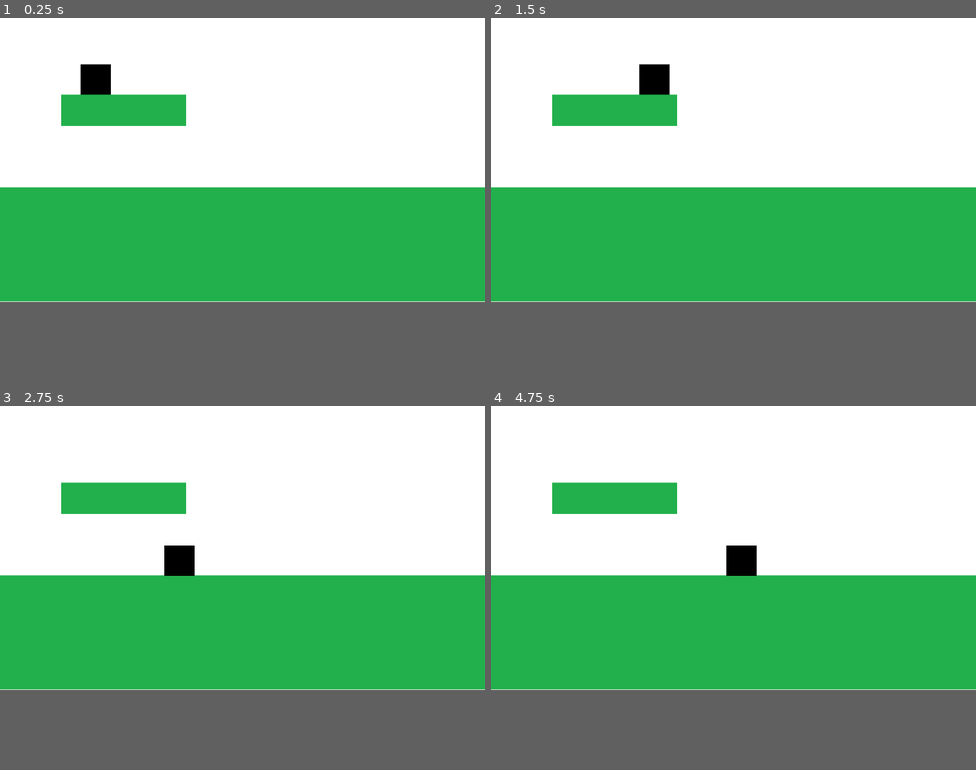
Above: before the commit, frames 1-4 (two rows, left to right).
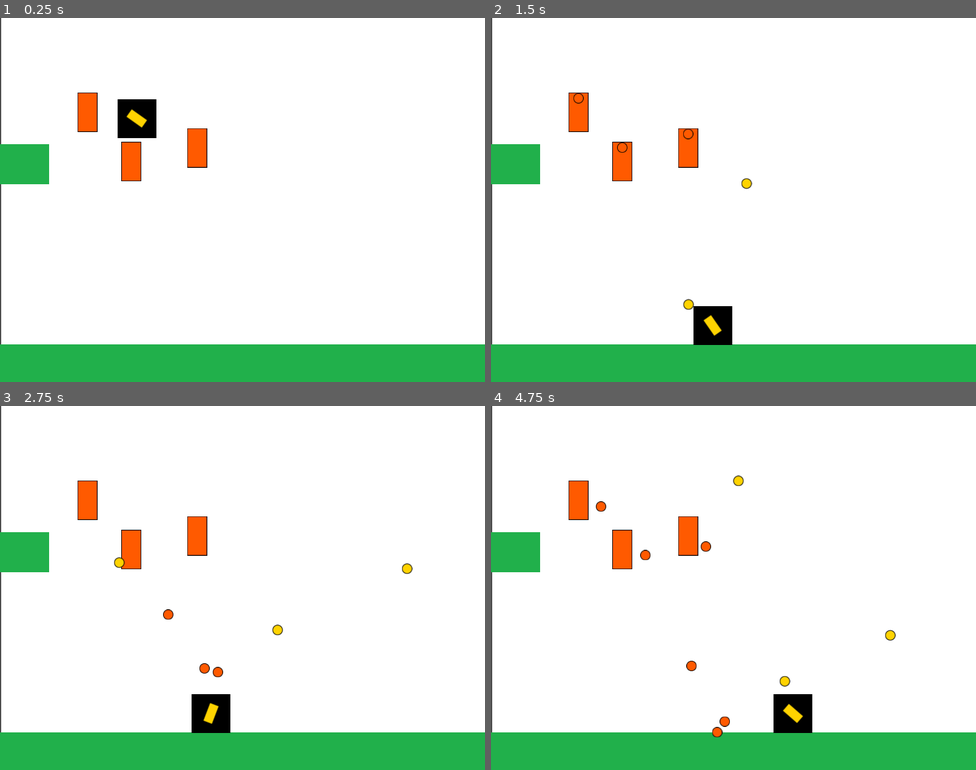
Above: after the commit, the same moments.

Repository: ItuFede/intropv
Game: Godot game, scene res://Main.tscn
The game is run twice, just before and just after one commit, with the same random seed, the same clock (stepped at 60 frames per second) and the same inputs.
Inputs (mouse positions are in pixels of both pictures, inside the frame that each line leads up to):
- Up to frame 1 (0.25 s): no input
- Up to frame 2 (1.5 s): move the mouse to (840, 145) at 0.52 s; hold D (derecha) from 0.53 s (still down); click (840, 145) at 0.6 s; move the mouse to (636, 174) at 1.27 s; click (636, 174) at 1.35 s
- Up to frame 3 (2.75 s): move the mouse to (291, 486) at 2.02 s; release D (derecha) at 2.03 s; hold A (izquierda) from 2.03 s (still down); click (291, 486) at 2.1 s
- Up to frame 4 (4.75 s): move the mouse to (709, 606) at 2.77 s; release A (izquierda) at 2.78 s; hold D (derecha) 2.78-4.28 s; click (709, 606) at 2.85 s; move the mouse to (879, 591) at 3.52 s; click (879, 591) at 3.6 s; move the mouse to (588, 504) at 4.27 s; hold A (izquierda) from 4.28 s (still down); click (588, 504) at 4.35 s
In our replay, the window is 800x468 before the commit and 800x600 after it. These sizes can differ from the game's own. Grey fills any space a smaller window leaves; there, only what the larger window draws over its background counts as a difference.

The runs differ from the first frame. In frame 1, 47% of the frame differs, in the area x 0-100%, y 0-100%; in frame 2, 48%; in frame 3, 48%; in frame 4, 48%.

Commit message:
Clase 3

Diff:
--- /dev/null
+++ b/Arm.gd
@@ -0,0 +1,13 @@
+extends Sprite
+
+onready var fire_position = $FirePosition
+
+#var projectile_scene:PackedScene = load("res://entities/player/PlayerProjectile.tscn")
+export (PackedScene) var projectile_scene:PackedScene
+
+#var container:Node
+
+func fire():
+	var new_projectile = projectile_scene.instance()
+#	container.add_child(new_projectile)
+#	new_projectile.initialize((fire_position.global_position - global_position).normalized(), fire_position.global_position)
--- /dev/null
+++ b/Main.gd
@@ -0,0 +1,22 @@
+extends Node
+
+onready var player = $PlayerKinematic
+onready var enemy = $Enemy
+onready var enemy2 = $Enemy2
+onready var enemy3 = $Enemy3
+
+func _ready():
+	randomize()
+	player.initialize(self)
+
+	enemy.initialize(self)
+	enemy2.initialize(self)
+	enemy3.initialize(self)
+
+	enemy.global_position = random_area()
+	enemy2.global_position = random_area()
+	enemy3.global_position = random_area()
+
+func random_area():
+	var screen_size = get_viewport().size
+	return Vector2(rand_range(0, screen_size.x), rand_range(100, screen_size.y - 300))
--- a/Main.tscn
+++ b/Main.tscn
@@ -1,27 +1,26 @@
 [gd_scene load_steps=8 format=2]
 
 [ext_resource path="res://assets/imagenes/background.png" type="Texture" id=1]
-[ext_resource path="res://assets/imagenes/player.png" type="Texture" id=2]
+[ext_resource path="res://entities/player/PlayerKinematic.tscn" type="PackedScene" id=2]
+[ext_resource path="res://Main.gd" type="Script" id=3]
 [ext_resource path="res://assets/imagenes/floor.png" type="Texture" id=4]
-[ext_resource path="res://entities/player/PlayerKinematic.gd" type="Script" id=5]
+[ext_resource path="res://entities/enemy/Enemy.tscn" type="PackedScene" id=5]
 
 [sub_resource type="RectangleShape2D" id=1]
-extents = Vector2( 511.607, 119.042 )
+extents = Vector2( 511.607, 34.7339 )
 
-[sub_resource type="RectangleShape2D" id=3]
+[sub_resource type="RectangleShape2D" id=2]
 extents = Vector2( 32.9186, 32.8642 )
 
-[sub_resource type="RectangleShape2D" id=2]
-extents = Vector2( 31.7279, 31.9116 )
-
 [node name="Main" type="Node"]
+script = ExtResource( 3 )
 
 [node name="BackGround" type="TextureRect" parent="."]
 anchor_right = 1.0
 anchor_bottom = 1.0
-margin_left = -0.0271606
+margin_left = 2.00569
 margin_top = 0.493347
-margin_right = 799.973
+margin_right = 802.006
 margin_bottom = 600.493
 texture = ExtResource( 1 )
 expand = true
@@ -30,21 +29,26 @@
 }
 
 [node name="Floor" type="StaticBody2D" parent="."]
+position = Vector2( 405.312, 573.491 )
 collision_layer = 2147483649
+__meta__ = {
+"_edit_group_": true
+}
 
 [node name="Floor" type="Sprite" parent="Floor"]
 show_behind_parent = true
-position = Vector2( 511.58, 478.544 )
-scale = Vector2( 15.5299, 3.66001 )
+scale = Vector2( 15.5299, 1.07447 )
 texture = ExtResource( 4 )
 
 [node name="Collisio" type="CollisionShape2D" parent="Floor"]
-position = Vector2( 512.259, 478.374 )
 shape = SubResource( 1 )
 
 [node name="Floor2" type="StaticBody2D" parent="."]
-position = Vector2( -11, -263.99 )
+position = Vector2( -323, -217.99 )
 collision_layer = 2147483649
+__meta__ = {
+"_edit_group_": true
+}
 
 [node name="Floor2" type="Sprite" parent="Floor2"]
 show_behind_parent = true
@@ -56,16 +60,15 @@
 show_behind_parent = true
 position = Vector2( 271.847, 458.754 )
 scale = Vector2( 4, 1 )
-shape = SubResource( 3 )
+shape = SubResource( 2 )
 
-[node name="PlayerKinematic" type="KinematicBody2D" parent="."]
-position = Vector2( -284.268, -66.3674 )
-script = ExtResource( 5 )
+[node name="PlayerKinematic" parent="." instance=ExtResource( 2 )]
 
-[node name="Player" type="Sprite" parent="PlayerKinematic"]
-position = Vector2( 486.535, 120.907 )
-texture = ExtResource( 2 )
+[node name="Enemy" parent="." instance=ExtResource( 5 )]
+position = Vector2( 644.55, 287.788 )
 
-[node name="CollisionShape2D" type="CollisionShape2D" parent="PlayerKinematic"]
-position = Vector2( 486.697, 121.003 )
-shape = SubResource( 2 )
+[node name="Enemy2" parent="." instance=ExtResource( 5 )]
+position = Vector2( 644.55, 287.788 )
+
+[node name="Enemy3" parent="." instance=ExtResource( 5 )]
+position = Vector2( 644.55, 287.788 )
--- /dev/null
+++ b/entities/enemy/Enemy.gd
@@ -0,0 +1,20 @@
+extends Sprite
+
+onready var enemyFirePosition = $EnemyFirePosition
+
+export (PackedScene) var projectile_scene:PackedScene
+
+var container:Node
+var player
+
+func initialize(projectile_container):
+	self.container = projectile_container
+	player = projectile_container.player
+
+func _on_TimerShoot_timeout():
+	fire()
+
+func fire():
+	var newProjectile = projectile_scene.instance()
+	self.container.add_child(newProjectile)
+	newProjectile.initialize((player.global_position - global_position).normalized(), enemyFirePosition.global_position)
--- /dev/null
+++ b/entities/enemy/Enemy.tscn
@@ -0,0 +1,18 @@
+[gd_scene load_steps=4 format=2]
+
+[ext_resource path="res://assets/textures/turret.png" type="Texture" id=1]
+[ext_resource path="res://entities/enemy/Enemy.gd" type="Script" id=3]
+[ext_resource path="res://entities/enemy/EnemyProjectile.tscn" type="PackedScene" id=4]
+
+[node name="Enemy" type="Sprite"]
+texture = ExtResource( 1 )
+script = ExtResource( 3 )
+projectile_scene = ExtResource( 4 )
+
+[node name="EnemyFirePosition" type="Position2D" parent="."]
+position = Vector2( 0, -23 )
+
+[node name="TimerShoot" type="Timer" parent="."]
+wait_time = 1.5
+autostart = true
+[connection signal="timeout" from="TimerShoot" to="." method="_on_TimerShoot_timeout"]
--- /dev/null
+++ b/entities/enemy/EnemyProjectile.tscn
@@ -0,0 +1,9 @@
+[gd_scene load_steps=3 format=2]
+
+[ext_resource path="res://entities/proyectile/Projectile.tscn" type="PackedScene" id=1]
+[ext_resource path="res://assets/textures/proyectile_turret.png" type="Texture" id=2]
+
+[node name="Projectile" instance=ExtResource( 1 )]
+
+[node name="Sprite" parent="." index="0"]
+texture = ExtResource( 2 )
--- /dev/null
+++ b/entities/player/Arm.gd
@@ -0,0 +1,12 @@
+extends Sprite
+
+onready var fire_position = $FirePosition
+
+export (PackedScene) var projectile_scene:PackedScene
+
+var container:Node
+
+func fire():
+	var newProjectile = projectile_scene.instance()
+	container.add_child(newProjectile)
+	newProjectile.initialize((fire_position.global_position - global_position).normalized(), fire_position.global_position)
--- /dev/null
+++ b/entities/player/Player.tscn
@@ -0,0 +1,33 @@
+[gd_scene load_steps=5 format=2]
+
+[ext_resource path="res://entities/player/Player.gd" type="Script" id=1]
+[ext_resource path="res://assets/textures/player.png" type="Texture" id=2]
+[ext_resource path="res://assets/textures/cannon.png" type="Texture" id=3]
+
+[sub_resource type="GDScript" id=1]
+script/source = "extends Sprite
+
+onready var fire_position = $FirePosition
+
+#var projectile_scene:PackedScene = load(\"res://entities/player/PlayerProjectile.tscn\")
+export (PackedScene) var projectile_scene:PackedScene
+
+var container:Node
+
+func fire():
+	var new_projectile = projectile_scene.instance()
+	container.add_child(new_projectile)
+	new_projectile.initialize((fire_position.global_position - global_position).normalized(), fire_position.global_position)
+"
+
+[node name="Player" type="Sprite"]
+position = Vector2( -0.0635071, 0.165405 )
+texture = ExtResource( 2 )
+script = ExtResource( 1 )
+
+[node name="Arm" type="Sprite" parent="."]
+texture = ExtResource( 3 )
+script = SubResource( 1 )
+
+[node name="FirePosition" type="Position2D" parent="Arm"]
+position = Vector2( 15, 0 )
--- a/entities/player/PlayerKinematic.gd
+++ b/entities/player/PlayerKinematic.gd
@@ -1,32 +1,44 @@
 extends KinematicBody2D
 
+onready var arm = $Player/Arm
 export (float) var speed:float = 150
 export (float) var gravity:float = 5
 export (float) var jump:float = 100
+export (float) var friction:float = 0.1
+export (float) var acceleration:float = 0.5
+
+var velocity = Vector2.ZERO
+
+func initialize(projectile_container):
+	arm.container = projectile_container
 
 func _physics_process(delta):
+	get_input()
+	velocity.y += gravity * delta
+	velocity = move_and_slide(velocity, Vector2.UP)
+
+func get_input():
+	var mouse_position:Vector2 = get_local_mouse_position()
+	arm.rotation = mouse_position.normalized().angle()
+
 	var right_pressed:bool = Input.is_action_pressed("derecha")
 	var left_pressed:bool = Input.is_action_pressed("izquierda")
 
-#	var direction:int = int(Input.is_action_pressed("derecha")) - int(Input.is_action_pressed("izquierda"))
-#	position.x += direction * speed * delta
+	var dir = 0
+	if right_pressed:
+		dir += 1
+	if left_pressed:
+		dir -= 1
+	if dir != 0:
+		velocity.x = lerp(velocity.x, dir * speed, acceleration)
+	else:
+		velocity.x = lerp(velocity.x, 0, friction)
 
-	var moveBy = Vector2(0,0)
-	if (right_pressed):
-		moveBy = Vector2(speed,0)
-	if (left_pressed):
-		moveBy = Vector2(-speed,0)
-	self.move_and_slide(moveBy, Vector2(0,-1))
+	if Input.is_action_just_pressed("right_click"):
+		arm.fire()
 
 	if(is_on_floor()):
-		print("On floor")
+#		print("On floor")
+		pass
 	else:
 		move_and_collide(Vector2(0,gravity))
-
-
-#func _process(delta):
-#	var right:bool = Input.is_action_pressed("derecha")
-#	var left:bool = Input.is_action_pressed("izquierda")
-#
-#	var direction:int = int(Input.is_action_pressed("derecha")) - int(Input.is_action_pressed("izquierda"))
-#	position.x += direction * speed * delta
--- /dev/null
+++ b/entities/player/PlayerKinematic.tscn
@@ -0,0 +1,31 @@
+[gd_scene load_steps=7 format=2]
+
+[ext_resource path="res://entities/player/PlayerKinematic.gd" type="Script" id=2]
+[ext_resource path="res://assets/textures/cannon.png" type="Texture" id=3]
+[ext_resource path="res://assets/imagenes/player.png" type="Texture" id=4]
+[ext_resource path="res://entities/player/PlayerProjectile.tscn" type="PackedScene" id=5]
+[ext_resource path="res://entities/player/Arm.gd" type="Script" id=6]
+
+[sub_resource type="RectangleShape2D" id=1]
+extents = Vector2( 31.7279, 31.9116 )
+
+[node name="PlayerKinematic" type="KinematicBody2D"]
+position = Vector2( 225.588, 90.4354 )
+script = ExtResource( 2 )
+__meta__ = {
+"_edit_group_": true
+}
+
+[node name="Player" type="Sprite" parent="."]
+texture = ExtResource( 4 )
+
+[node name="Arm" type="Sprite" parent="Player"]
+texture = ExtResource( 3 )
+script = ExtResource( 6 )
+projectile_scene = ExtResource( 5 )
+
+[node name="FirePosition" type="Position2D" parent="Player/Arm"]
+position = Vector2( 15, 0 )
+
+[node name="CollisionShape2D" type="CollisionShape2D" parent="."]
+shape = SubResource( 1 )
--- /dev/null
+++ b/entities/player/PlayerProjectile.tscn
@@ -0,0 +1,9 @@
+[gd_scene load_steps=3 format=2]
+
+[ext_resource path="res://entities/proyectile/Projectile.tscn" type="PackedScene" id=1]
+[ext_resource path="res://assets/textures/proyectile_player.png" type="Texture" id=2]
+
+[node name="PlayerProjectile" instance=ExtResource( 1 )]
+
+[node name="Sprite" parent="." index="0"]
+texture = ExtResource( 2 )
--- /dev/null
+++ b/entities/proyectile/Projectile.gd
@@ -0,0 +1,21 @@
+extends Node2D
+
+onready var timer = $DeleteTimer
+
+export (float) var speed
+
+var direction:Vector2
+
+func initialize(fire_direction:Vector2, initial_position:Vector2):
+	global_position = initial_position
+	direction = fire_direction
+	timer.connect("timeout", self, "_on_DeleteTimer_timeout")
+	timer.start()
+
+func _physics_process(delta):
+	position += direction * speed * delta
+
+
+func _on_DeleteTimer_timeout():
+	get_parent().remove_child(self)
+	queue_free()
--- /dev/null
+++ b/entities/proyectile/Projectile.tscn
@@ -0,0 +1,14 @@
+[gd_scene load_steps=2 format=2]
+
+[ext_resource path="res://entities/proyectile/Projectile.gd" type="Script" id=2]
+
+[node name="Projectile" type="Node2D"]
+script = ExtResource( 2 )
+speed = 200.0
+
+[node name="Sprite" type="Sprite" parent="."]
+
+[node name="DeleteTimer" type="Timer" parent="."]
+wait_time = 3.0
+one_shot = true
+[connection signal="timeout" from="DeleteTimer" to="." method="_on_DeleteTimer_timeout"]
--- a/project.godot
+++ b/project.godot
@@ -19,6 +19,12 @@
 run/main_scene="res://Main.tscn"
 config/icon="res://icon.png"
 
+[display]
+
+window/size/width=800
+window/stretch/mode="2d"
+window/stretch/aspect="keep"
+
 [input]
 
 derecha={
@@ -39,6 +45,11 @@
 , Object(InputEventKey,"resource_local_to_scene":false,"resource_name":"","device":0,"alt":false,"shift":false,"control":false,"meta":false,"command":false,"pressed":false,"scancode":16777232,"unicode":0,"echo":false,"script":null)
  ]
 }
+right_click={
+"deadzone": 0.5,
+"events": [ Object(InputEventMouseButton,"resource_local_to_scene":false,"resource_name":"","device":0,"alt":false,"shift":false,"control":false,"meta":false,"command":false,"button_mask":0,"position":Vector2( 0, 0 ),"global_position":Vector2( 0, 0 ),"factor":1.0,"button_index":1,"pressed":false,"doubleclick":false,"script":null)
+ ]
+}
 
 [rendering]
 
Binary file added: assets/textures/background.png
Not shown, added: assets/textures/background.png.import
Binary file added: assets/textures/cannon.png
Not shown, added: assets/textures/cannon.png.import
Binary file added: assets/textures/floor.png
Not shown, added: assets/textures/floor.png.import
Binary file added: assets/textures/player.png
Not shown, added: assets/textures/player.png.import
Binary file added: assets/textures/proyectile_player.png
Not shown, added: assets/textures/proyectile_player.png.import
Binary file added: assets/textures/proyectile_turret.png
Not shown, added: assets/textures/proyectile_turret.png.import
(and 3 more such lines)
